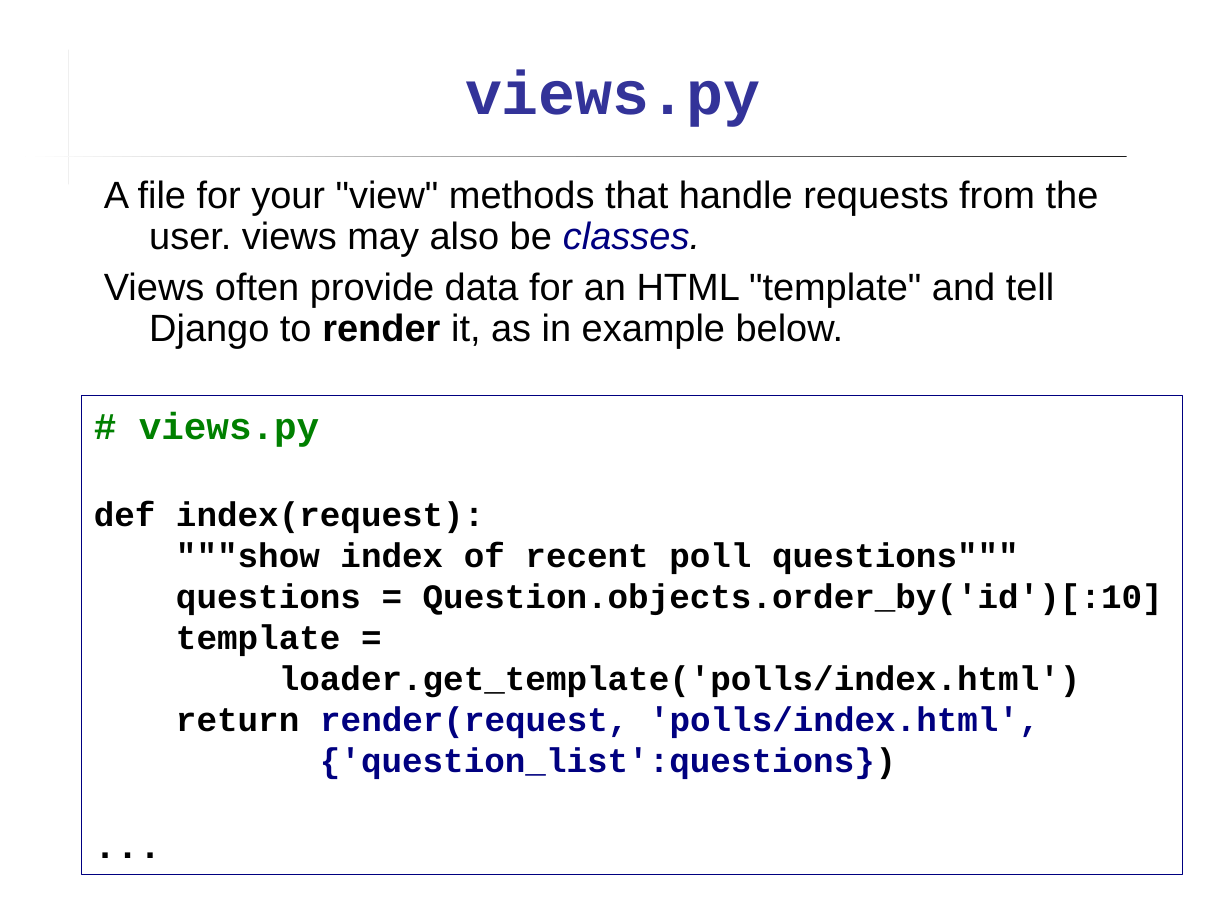
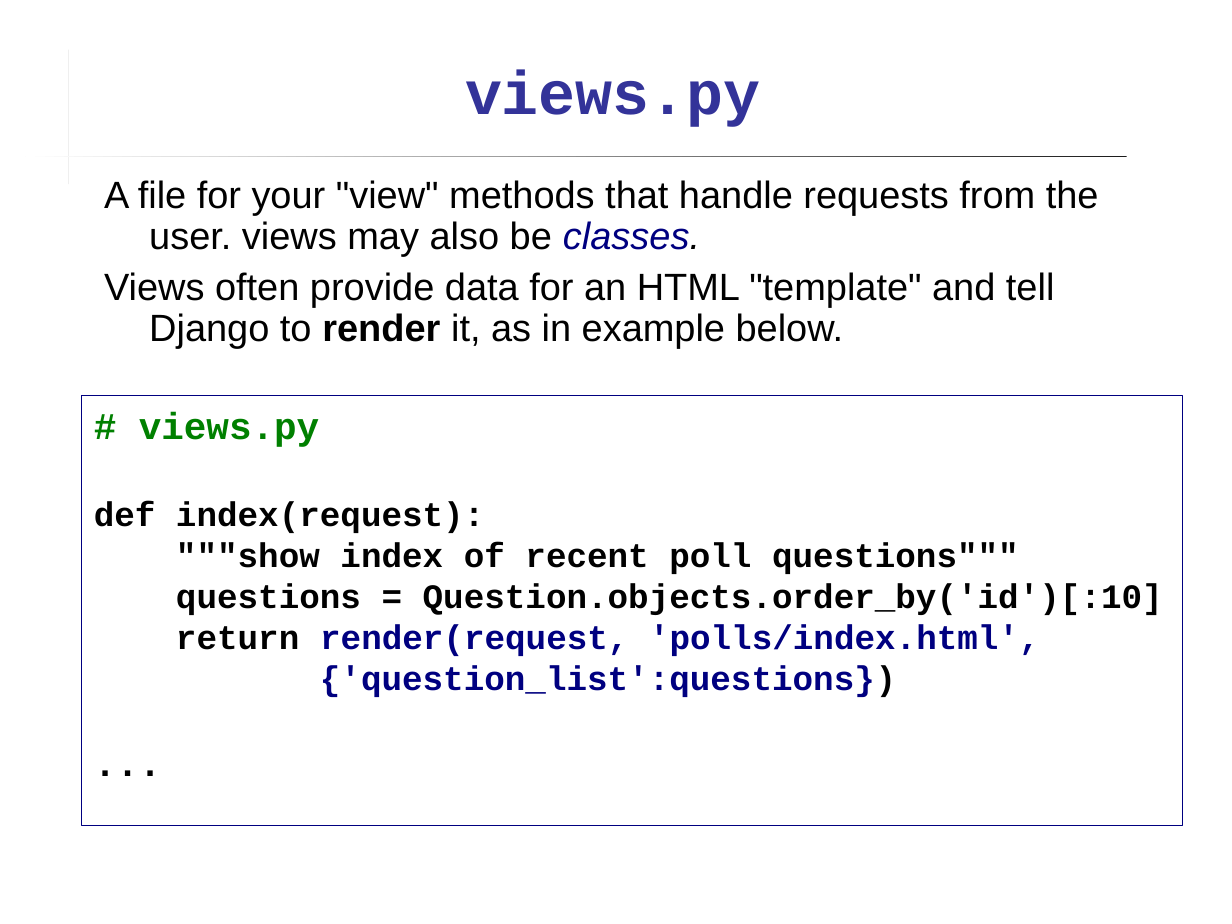
Before and after one commit to cpske/ISP, a slide deck: slide 18 of django/Intro-to-Django.ppt. Drawn at 1232x924 pixels with LibreOffice and Linux fonts; fonts in the diff are those of the drawing. Boxes give left, top, right and bottom in pixels: in the first picture for what was removed or moved away, otherwise in the second. Text is boxed around its words. In the diff, an @@ line names an element or a change of style, - is before the commit and + after.

Commit message:
add description of django dumpdata, improve wording in slides

```diff
--- a/django/Intro-to-Django.ppt
+++ b/django/Intro-to-Django.ppt
@@ rectangle "# views.py": place and size @@
-rectangle "# views.py" at (81,395,1183,875)
+rectangle "# views.py" at (81,395,1183,825)
@@ text in rectangle at (176,624,1081,698): paragraphs removed @@
-template =
-loader.get_template('polls/index.html')
```
Also in this commit, not shown: 3 other slides changed, 6 other files.
